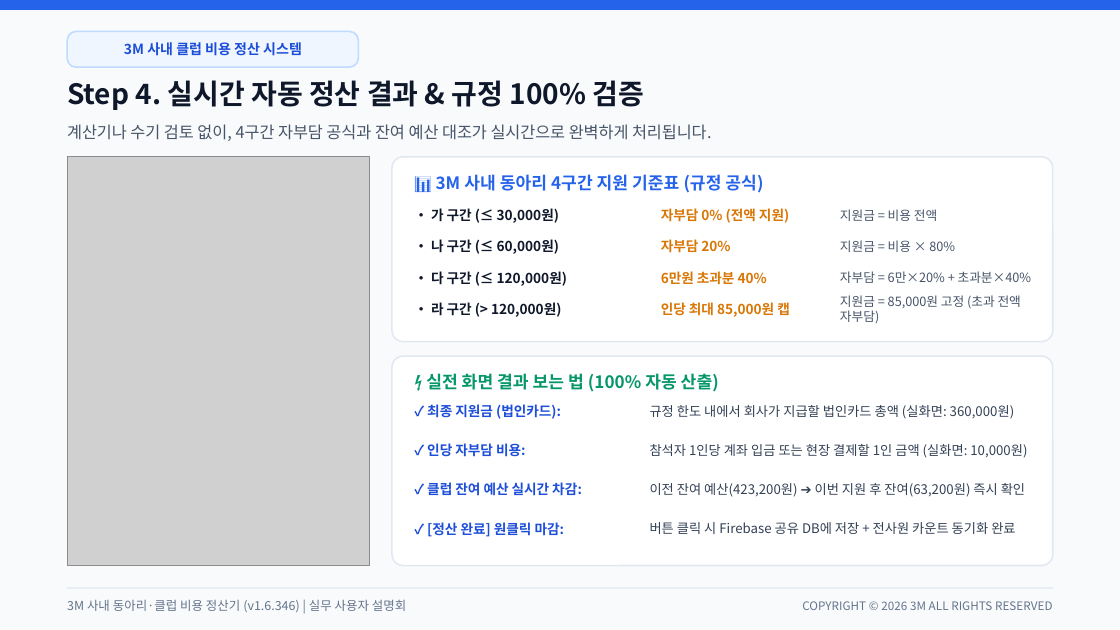
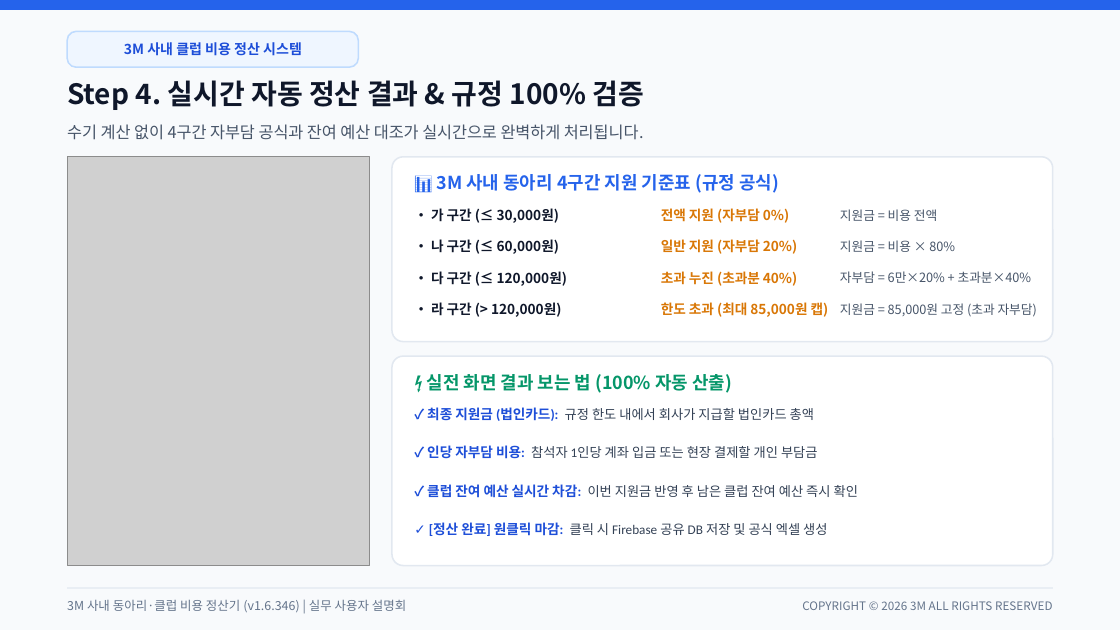
Before and after one commit to gochujangs33-dot/Club-expense, a slide deck: slide 6 of 3M_사내_클럽_비용_정산_시스템_사용_설명회.pptx. Drawn at 1120x630 pixels with LibreOffice and Linux fonts; fonts in the diff are those of the drawing; grey boxes stand for pictures. Boxes give left, top, right and bottom in pixels: in the first picture for what was removed or moved away, otherwise in the second. Text is boxed around its words. In the diff, an @@ line names an element or a change of style, - is before the commit and + after.

```diff
--- a/3M_사내_클럽_비용_정산_시스템_사용_설명회.pptx
+++ b/3M_사내_클럽_비용_정산_시스템_사용_설명회.pptx
@@ text at (67,124,644,140): text changed @@
-계산기나 수기 검토 없이, 4구간 자부담 공식과 잔여 예산 대조가 실시간으로 완벽하게 처리됩니다.
+수기 계산 없이 4구간 자부담 공식과 잔여 예산 대조가 실시간으로 완벽하게 처리됩니다.
@@ text "📊 3M 사내 동아리 4구간 ..." at (436,174,779,193): size 11 to 11.5 pt @@
@@ text at (661,208,789,223): text changed @@
-자부담 0% (전액 지원)
+전액 지원 (자부담 0%)
@@ text at (661,239,797,254): text changed @@
-자부담 20%
+일반 지원 (자부담 20%)
@@ text at (661,271,797,286): text changed @@
-6만원 초과분 40%
+초과 누진 (초과분 40%)
@@ text at (661,302,829,317): text changed @@
-인당 최대 85,000원 캡
+한도 초과 (최대 85,000원 캡)
@@ text at (840,303,1037,317): text changed @@
-지원금 = 85,000원 고정 (초과 전액 자부담)
+지원금 = 85,000원 고정 (초과 자부담)
@@ text "⚡ 실전 화면 결과 보는 ..." at (427,374,732,393): size 11 to 11.5 pt @@
@@ text at (427,407,814,421): text changed; size 8.8 to 8.5 pt; font Noto Sans CJK KR to Calibri; text colour #1D4ED8 to #334155; bold off @@
-✓ 최종 지원금 (법인카드):
+✓ 최종 지원금 (법인카드): 규정 한도 내에서 회사가 지급할 법인카드 총액
@@ text removed at (650,405,1015,419) @@
-규정 한도 내에서 회사가 지급할 법인카드 총액 (실화면: 360,000원)
@@ text at (427,445,818,459): text changed; font Noto Sans CJK KR to Calibri @@
-참석자 1인당 계좌 입금 또는 현장 결제할 1인 금액 (실화면: 10,000원)
+✓ 인당 자부담 비용: 참석자 1인당 계좌 입금 또는 현장 결제할 개인 부담금
@@ text removed at (427,443,526,457) @@
-✓ 인당 자부담 비용:
@@ text at (427,484,858,498): text changed; font Noto Sans CJK KR to Calibri @@
-이전 잔여 예산(423,200원) ➔ 이번 지원 후 잔여(63,200원) 즉시 확인
+✓ 클럽 잔여 예산 실시간 차감: 이번 지원금 반영 후 남은 클럽 잔여 예산 즉시 확인
@@ text removed at (427,482,582,496) @@
-✓ 클럽 잔여 예산 실시간 차감:
@@ text at (433,522,827,536): text changed; size 8.8 to 8.5 pt; font Noto Sans CJK KR to Calibri; text colour #1D4ED8 to #334155; bold off @@
-✓ [정산 완료] 원클릭 마감:
+✓ [정산 완료] 원클릭 마감: 클릭 시 Firebase 공유 DB 저장 및 공식 엑셀 생성
@@ text removed at (650,522,1015,534) @@
-버튼 클릭 시 Firebase 공유 DB에 저장 + 전사원 카운트 동기화 완료
```
Also in this commit, not shown: 9 other slides changed, 1 other file.
